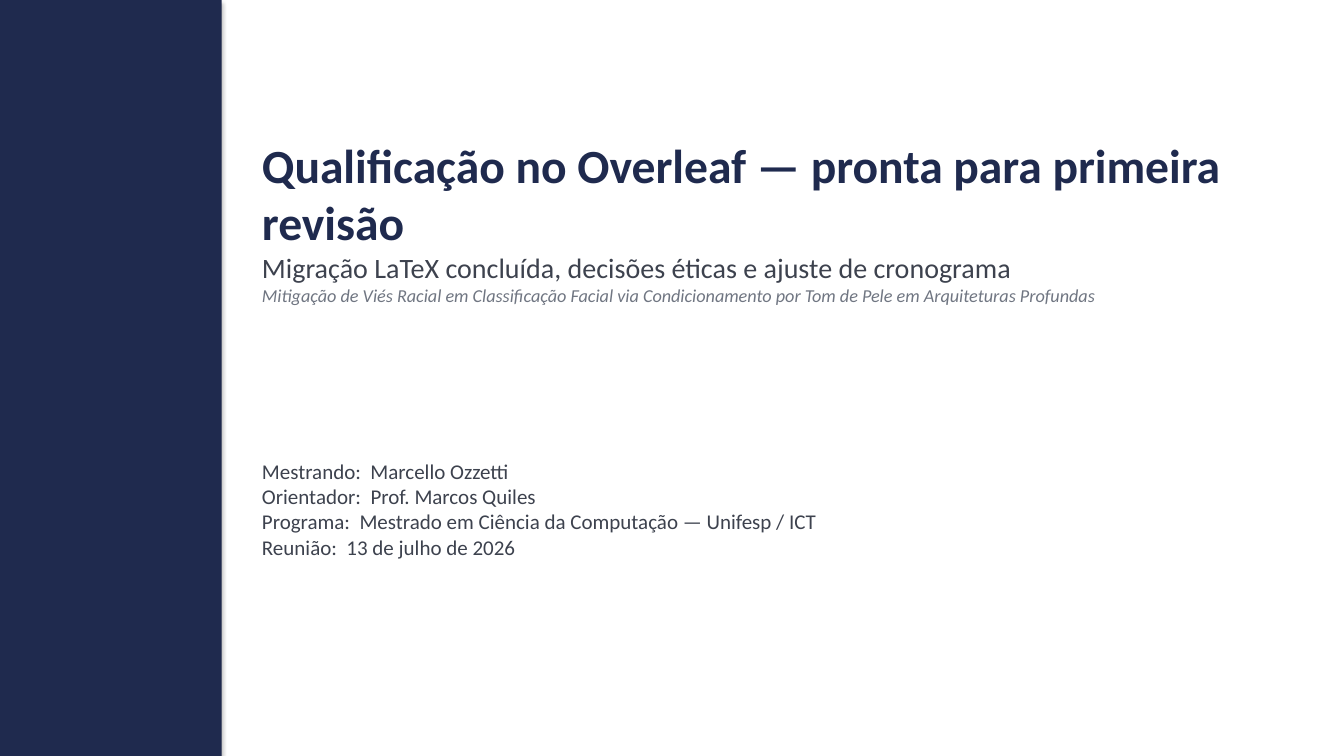
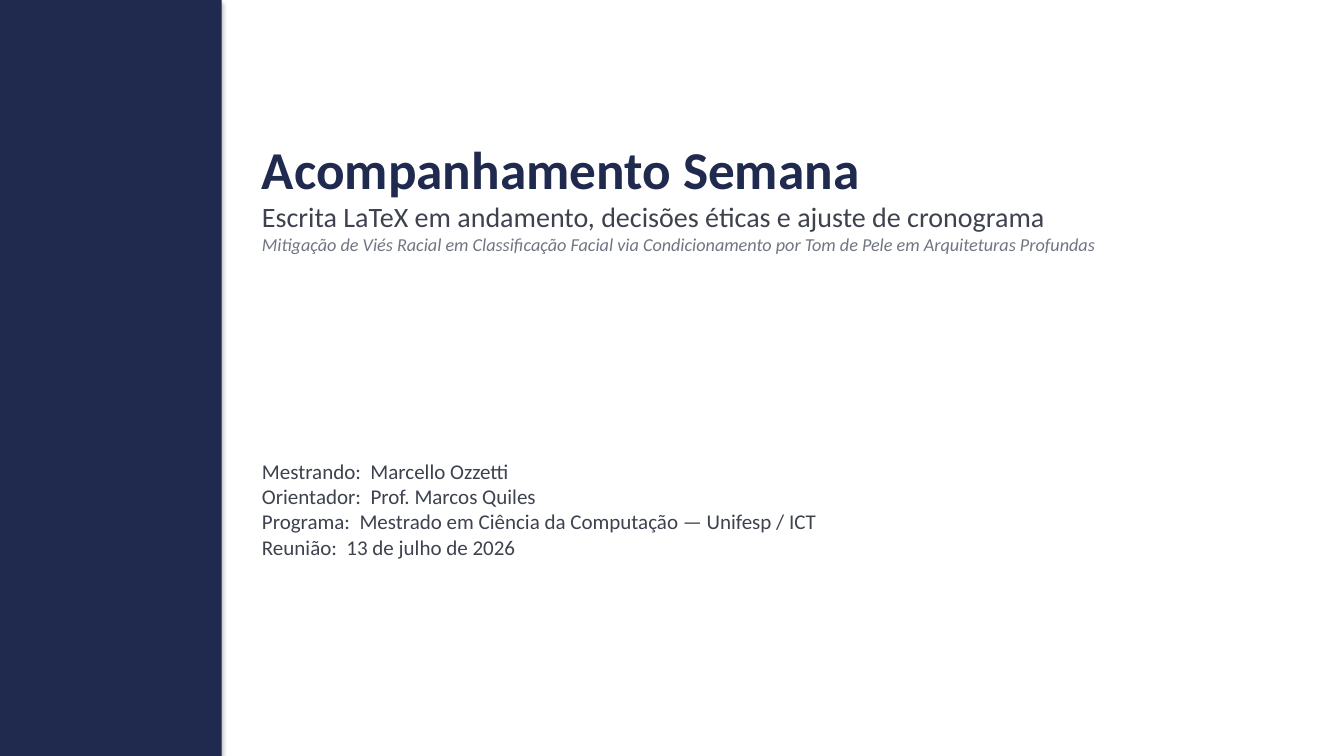
Before and after one commit to marcellozzetti/Facial-Recognition-Models-Mitigating-Bias, a slide deck: slide 1 of docs/ativo/material_reuniao_orientador_2026-07-13.pptx. Drawn at 1344x756 pixels with LibreOffice and Linux fonts; fonts in the diff are those of the drawing. Boxes give left, top, right and bottom in pixels: in the first picture for what was removed or moved away, otherwise in the second. Text is boxed around its words. In the diff, an @@ line names an element or a change of style, - is before the commit and + after.

```diff
--- a/docs/ativo/material_reuniao_orientador_2026-07-13.pptx
+++ b/docs/ativo/material_reuniao_orientador_2026-07-13.pptx
@@ text at bbox=[262, 151, 1044, 232]: text changed @@
-Qualificação no Overleaf — pronta para primeira revisão
-Migração LaTeX concluída, decisões éticas e ajuste de cronograma
+Acompanhamento Semana
+Escrita LaTeX em andamento, decisões éticas e ajuste de cronograma
```
Also in this commit, not shown: 5 other slides changed, 5 slides removed, 4 other files.
